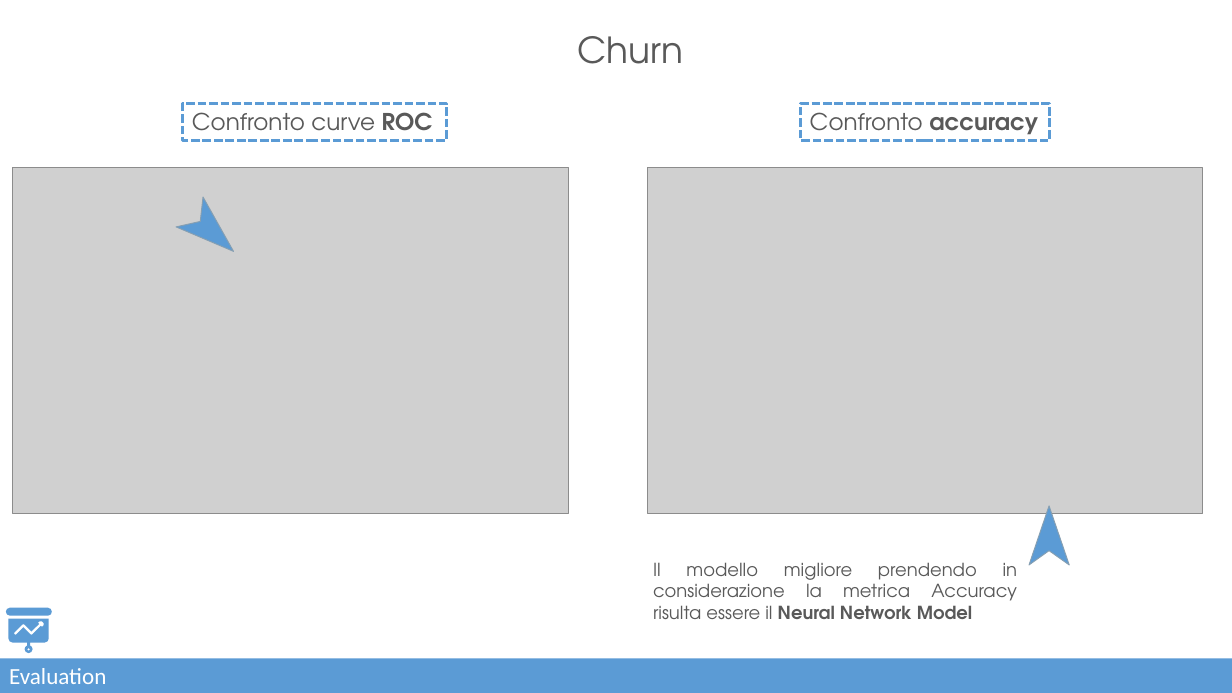
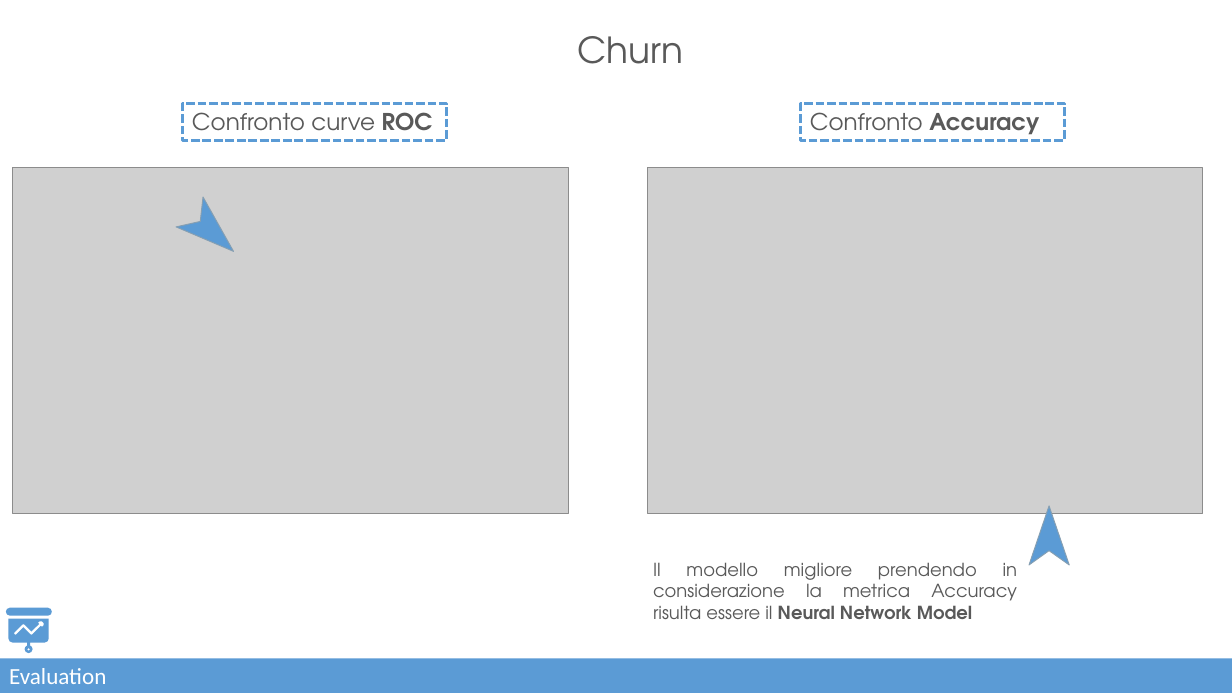
Before and after one commit to lorenzlorg/Digital-Marketing-Data-Science-Lab-Project, a slide deck: slide 7 of Presentazione_digital_marketing.pptx. Drawn at 1232x693 pixels with LibreOffice and Linux fonts; fonts in the diff are those of the drawing; grey boxes stand for pictures. Boxes give left, top, right and bottom in pixels: in the first picture for what was removed or moved away, otherwise in the second. Text is boxed around its words. In the diff, an @@ line names an element or a change of style, - is before the commit and + after.

```diff
--- a/Presentazione_digital_marketing.pptx
+++ b/Presentazione_digital_marketing.pptx
@@ rectangle "Confronto Accuracy": place and size @@
-rectangle "Confronto Accuracy" at (801, 104, 1050, 140)
+rectangle "Confronto Accuracy" at (801, 104, 1065, 140)
@@ text in rectangle at (810, 112, 1039, 142): text changed @@
-Confronto accuracy
+Confronto Accuracy
```
Also in this commit, not shown: 6 other slides changed, 7 other files.
